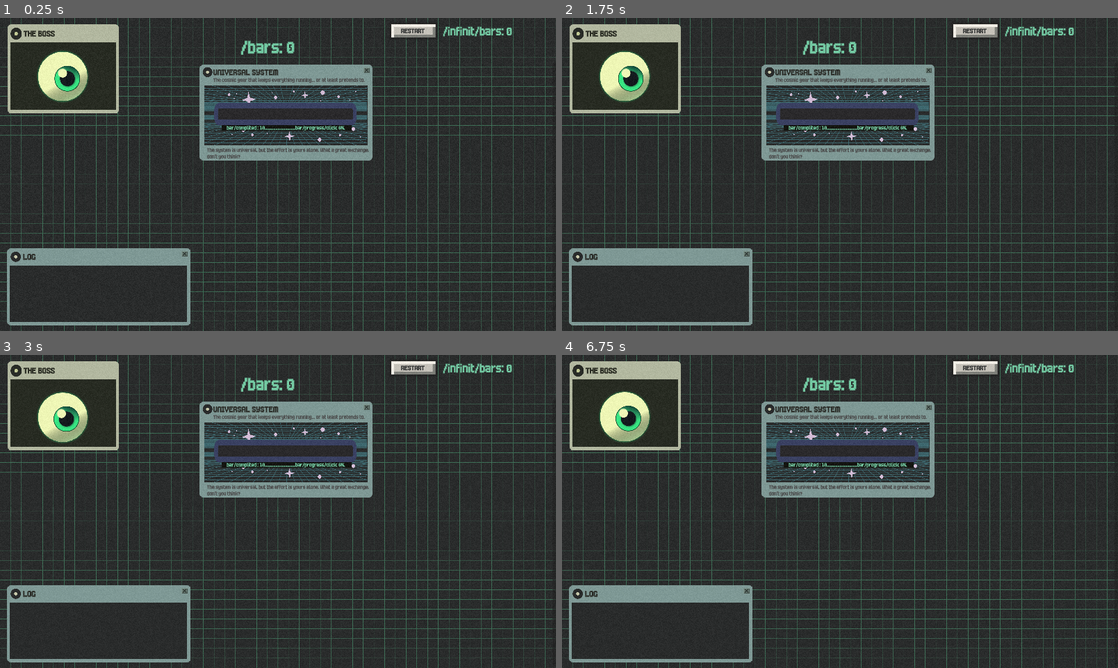
Above: before the commit, frames 1-4 (two rows, left to right).
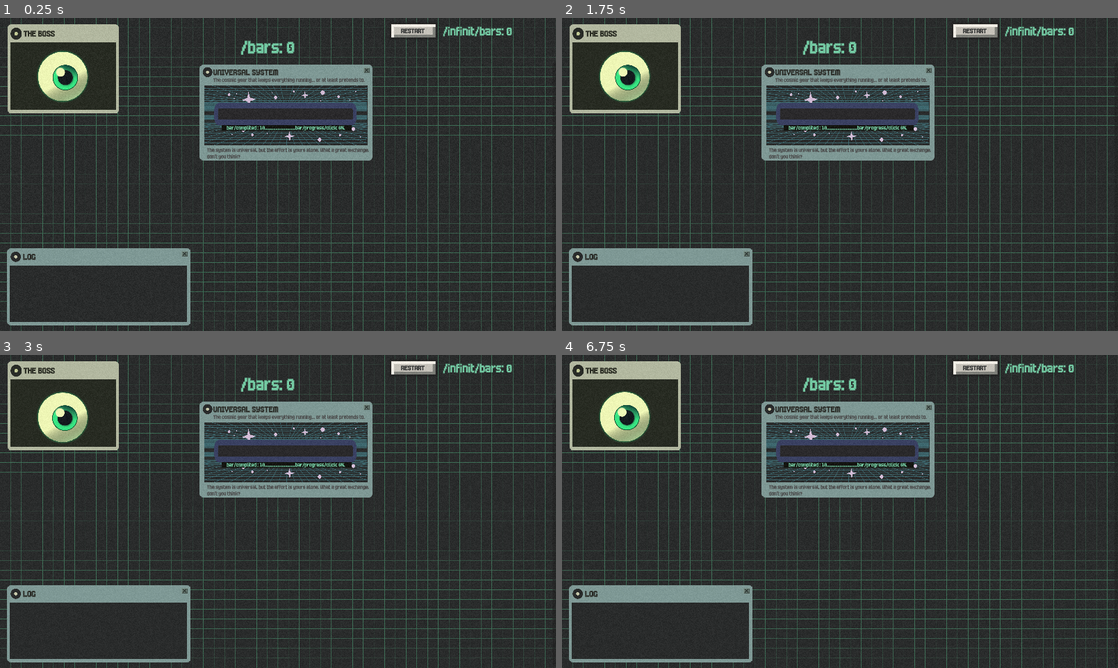
Above: after the commit, the same moments.

Repository: Dilumo/micro-clicker_game
Game: Godot game, scene res://Scenes/gameplay.tscn
Two runs of this game, one before a commit and one after it. Both use one fixed random seed, a clock stepped at 60 frames per second and the inputs below. This scene is started directly instead of the project's main scene. Sound files missing from this copy of the repository are replaced by a short silence.
Inputs (mouse positions are in pixels of both pictures, inside the frame that each line leads up to):
- Up to frame 1 (0.25 s): no input
- Up to frame 2 (1.75 s): click "RESTART" at 0.5 s; click "Continue boot..." at 1.25 s
- Up to frame 3 (3 s): click "RESTART" at 2 s; click "Continue boot..." at 2.75 s
- Up to frame 4 (6.75 s): click "RESTART" at 3.5 s; click (840, 414) at 4.27 s; click (840, 414) at 5.02 s; click (840, 414) at 5.77 s; click "Continue boot..." at 6.5 s

The runs differ from the first frame. In frame 1, 0.2% of the frame differs, in the area x 9-15%, y 14-24%; in frame 2, 0.2%; in frame 3, 0.1%; in frame 4, 0.1%.

Commit message:
Fixed problem build windows

Diff:
--- a/Data/auto_bar/degradation_bar.tres
+++ b/Data/auto_bar/degradation_bar.tres
@@ -4,7 +4,7 @@
 
 [resource]
 script = ExtResource("1_7kp6s")
-file_path = "res://Data/auto_bar/degradation_bar.tres"
+key = "degradation_bar"
 bar_name = "Cosmic Degradation"
 bar_descripiton = "Measures the level of destruction of the cosmos"
 sub_descriptions = Array[String](["The bar is rising faster than the global temperature! How refreshing...", "Relax, it's just a planet collapsing. No big deal!", "If this bar were a thermometer, we would have been frying a long time ago."])
--- a/Data/auto_bar/equality_bar.tres
+++ b/Data/auto_bar/equality_bar.tres
@@ -4,7 +4,7 @@
 
 [resource]
 script = ExtResource("1_aiwb8")
-file_path = "res://Data/auto_bar/equality_bar.tres"
+key = "equality_bar"
 bar_name = "Cosmic Equality"
 bar_descripiton = "It represents balance (or lack thereof) in the universe."
 sub_descriptions = Array[String](["The fuller it is, the more uneven the cosmos becomes. Funny, isn't it?", "Universal equity is like unicorns: beautiful in theory, but never seen.", "Click... I mean, watch as the bar insists on not changing anything."])
--- a/Data/auto_bar/privilegiometer_bar.tres
+++ b/Data/auto_bar/privilegiometer_bar.tres
@@ -4,10 +4,10 @@
 
 [resource]
 script = ExtResource("1_a4qtk")
-file_path = "res://Data/auto_bar/equality_bar.tres"
-bar_name = "Cosmic Equality"
-bar_descripiton = "It represents balance (or lack thereof) in the universe."
-sub_descriptions = Array[String](["The fuller it is, the more uneven the cosmos becomes. Funny, isn't it?", "Universal equity is like unicorns: beautiful in theory, but never seen.", "Click... I mean, watch as the bar insists on not changing anything."])
+key = "privilegiometer_bar"
+bar_name = "Galactic Privilegiometer"
+bar_descripiton = "A cosmic thermometer of the uneven distribution of everything."
+sub_descriptions = Array[String](["The fuller it gets, the more you realize that not all galaxies shine equally.", "The bar doesn't lie: some have stars, others have black holes.", "Stellar privilege is measured in light years. And you are miles away from that."])
 base_speed = 5.0
 points_per_cycle = 1
 upgrade_cost = 25
--- /dev/null
+++ b/Scenes/endgame.tscn
@@ -0,0 +1,9 @@
+[gd_scene format=3 uid="uid://q3d4eafiu1jc"]
+
+[node name="Endgame" type="Control"]
+layout_mode = 3
+anchors_preset = 15
+anchor_right = 1.0
+anchor_bottom = 1.0
+grow_horizontal = 2
+grow_vertical = 2
--- a/Scenes/gameplay.tscn
+++ b/Scenes/gameplay.tscn
@@ -224,7 +224,7 @@
 anchor_top = 0.335
 anchor_right = 0.7
 anchor_bottom = 1.0
-offset_left = -50.18
+offset_left = -60.18
 offset_top = 48.745
 offset_right = 83.4
 grow_horizontal = 2
--- a/Scenes/reset_upgrad_scene.tscn
+++ b/Scenes/reset_upgrad_scene.tscn
@@ -1,6 +1,6 @@
 [gd_scene load_steps=16 format=3 uid="uid://6meolr3v6sn4"]
 
-[ext_resource type="Script" path="res://scripts/upgrade_tree.gd" id="1_00veg"]
+[ext_resource type="Script" path="res://Scripts/upgrade_tree.gd" id="1_00veg"]
 [ext_resource type="Script" path="res://Scripts/reset_upgrad_scene.gd" id="1_vinqa"]
 [ext_resource type="Texture2D" uid="uid://dpbcaapnbxpu7" path="res://Assets/Sprites/background_02.png" id="2_i334i"]
 [ext_resource type="PackedScene" uid="uid://cb4v1kmtrtec4" path="res://Scenes/upgrade_node.tscn" id="3_0xduo"]
--- a/Scenes/the_boss.tscn
+++ b/Scenes/the_boss.tscn
@@ -5,7 +5,7 @@
 [ext_resource type="LabelSettings" uid="uid://b33kwg6tjto60" path="res://Assets/Fonts/label_settings/titles.tres" id="3_gbrr4"]
 [ext_resource type="Texture2D" uid="uid://yjywn6wt1sjg" path="res://Assets/Sprites/the_boss/base.png" id="4_k0gsf"]
 [ext_resource type="Texture2D" uid="uid://ctqla7ldxkv1f" path="res://Assets/Sprites/the_boss/eye_ball.png" id="5_5kgme"]
-[ext_resource type="Script" path="res://scripts/base_boss.gd" id="5_br014"]
+[ext_resource type="Script" path="res://Scripts/base_boss.gd" id="5_uvf53"]
 [ext_resource type="AudioStream" uid="uid://5h0rwmvlhvvn" path="res://Assets/Sounds/the_boss/tectecturin.wav" id="7_ahu8p"]
 
 [sub_resource type="StyleBoxEmpty" id="StyleBoxEmpty_67iow"]
@@ -90,10 +90,9 @@
 grow_vertical = 2
 texture = ExtResource("4_k0gsf")
 expand_mode = 1
-script = ExtResource("5_br014")
+script = ExtResource("5_uvf53")
 eye_base = NodePath(".")
 iris = NodePath("eye_ball")
-iris_range = 15.0
 stop_interval_min = 30.0
 stop_interval_max = 300.0
 sound = NodePath("../../../../talking")
--- a/Scripts/UpgradeManager.gd
+++ b/Scripts/UpgradeManager.gd
@@ -12,6 +12,12 @@
 @export var upgrade_scene: PackedScene
 
 @export var upgrades_resource: Resource  # Aponta para upgrades.tres
+
+var auto_bar_resources := {
+	"equality_bar": preload("res://Data/auto_bar/equality_bar.tres"),
+	"degradation_bar": preload("res://Data/auto_bar/degradation_bar.tres"),
+	"privilegiometer_bar": preload("res://Data/auto_bar/privilegiometer_bar.tres")
+}
 
 var upgrades_data = []
 var active_upgrades = []  # Upgrades disponíveis
@@ -152,27 +158,27 @@
 	for bar_name in global.resetable_stats.get("auto_bars", {}):
 		var bar_data_dict = global.resetable_stats["auto_bars"][bar_name]
 
-		# Carrega o recurso fixo original associado ao file_path
-		var file_path = bar_data_dict.get("file_path", null)
-		if not file_path or not FileAccess.file_exists(file_path):
-			print("File path is invalid or missing for bar: ", bar_name)
+		var key_bar = bar_data_dict.get("key", null)
+		# Busca no dicionário de resources
+		if not auto_bar_resources.has(key_bar):
+			print("Bar resource not found: ", bar_name)
 			continue
 
-		var bar_data = load(file_path).duplicate() as AutoBarData
+		# Duplica o recurso para evitar modificar o original
+		var bar_data = auto_bar_resources[key_bar].duplicate() as AutoBarData
 		if bar_data == null:
-			print("Failed to load AutoBarData for bar: ", bar_name)
+			print("Failed to duplicate AutoBarData for bar: ", bar_name)
 			continue
 
+		# Restaura os dados da barra
 		bar_data.bar_name = bar_data_dict.get("bar_name", "Unnamed Bar")
 		bar_data.base_speed = bar_data_dict.get("base_speed", 1.0)
 		bar_data.points_per_cycle = bar_data_dict.get("points_per_cycle", 1)
 		bar_data.upgrade_cost = bar_data_dict.get("upgrade_cost", 10)
 		bar_data.max_progress = bar_data_dict.get("max_progress", 100)
 
-		# Chama spawn_new_bar com o objeto convertido
+		# Chama spawn_new_bar com o objeto atualizado
 		spawn_new_bar(bar_data)
-
-
 
 # Instancia uma nova barra automática
 func spawn_new_bar(data : AutoBarData):
@@ -185,7 +191,7 @@
 		global.resetable_stats["auto_bars"] = {}
 
 	global.resetable_stats["auto_bars"][data.bar_name] = {
-		"file_path" : data.file_path,
+		"key" : data.key,
 		"bar_name": data.bar_name,
 		"base_speed": data.base_speed,
 		"points_per_cycle": data.points_per_cycle,
--- a/Scripts/auto_bar.gd
+++ b/Scripts/auto_bar.gd
@@ -65,7 +65,7 @@
 		global.resetable_stats["auto_bars"] = {}
 
 	var updated_data = {
-		"file_path": autobar_data.file_path,
+		"key": autobar_data.key,
 		"bar_name": autobar_data.bar_name,
 		"base_speed": current_speed,
 		"points_per_cycle": current_points,
--- a/Scripts/gameplay.gd
+++ b/Scripts/gameplay.gd
@@ -43,4 +43,4 @@
 	bar.buy_upgrade.connect(sub_point_bar)
 
 func go_to_reset_scene():
-	GameManagement.go_to_scene("res://scenes/reset_upgrad_scene.tscn")
+	GameManagement.go_to_scene("res://Scenes/reset_upgrad_scene.tscn")
--- a/Scripts/global.gd
+++ b/Scripts/global.gd
@@ -8,7 +8,7 @@
 signal game_loaded
 signal game_saved
 var save_file_path = "user://save_data.json"
-var save_timer : int = 1 # Save in minutes
+var save_timer : int = 10 # Save in minutes
 
 # Estatísticas resetáveis (valores que voltam ao padrão após um reset)
 var resetable_stats := {
--- a/Scripts/loading.gd
+++ b/Scripts/loading.gd
@@ -1,7 +1,7 @@
 extends Control
 
 @export var save_file_path : String = "user://save_data.json"  # Caminho do arquivo de save
-@export var gameplay_scene_path : String = "res://scenes/gameplay.tscn"  # Cena do gameplay
+@export var gameplay_scene_path : String = "res://Scenes/gameplay.tscn"  # Cena do gameplay
 @export var loading_commands : Array = [  # Comandos fictícios para exibição
 	"Loading Universal Operating System...",
 	"Initializing Quantum Processes...",
--- a/Scripts/main.gd
+++ b/Scripts/main.gd
@@ -38,7 +38,7 @@
 
 func transition_to_gameplay():
 	# Troca para a cena de gameplay
-	GameManagement.go_to_scene("res://scenes/gameplay.tscn")
+	GameManagement.go_to_scene("res://Scenes/gameplay.tscn")
 
 func _on_open_message_ballon():
 	#ballon_message.rect_position = Vector2(50, 50)  # Ajuste a posição conforme necessário
--- a/Scripts/reset_upgrad_scene.gd
+++ b/Scripts/reset_upgrad_scene.gd
@@ -18,7 +18,7 @@
 
 func _continue_button_cliked() -> void:
 	global.reboot_resets()
-	GameManagement.go_to_scene("res://scenes/gameplay.tscn")
+	GameManagement.go_to_scene("res://Scenes/gameplay.tscn")
 
 func call_endgame() -> void:
-	GameManagement.go_to_scene("res://scenes/endgame.tscn")
+	GameManagement.go_to_scene("res://Scenes/endgame.tscn")
--- a/Scripts/resourses/autobar_data.gd
+++ b/Scripts/resourses/autobar_data.gd
@@ -2,7 +2,7 @@
 
 class_name AutoBarData
 
-@export var file_path : String # Caminho do arquivo
+@export var key : String # Chave para carregar barra
 @export var bar_name : String = "how is there?" # Nome da barra
 @export var bar_descripiton : String = "what do you do?" # Descrição da barra
 @export var sub_descriptions : Array[String]
Not shown, added: Assets/Sounds/EndGame/woooowwWOOOOOOWWW.wav.import
Not shown, added: Assets/Sounds/EndGame/woooowwWOOOOOOWWW.wav
